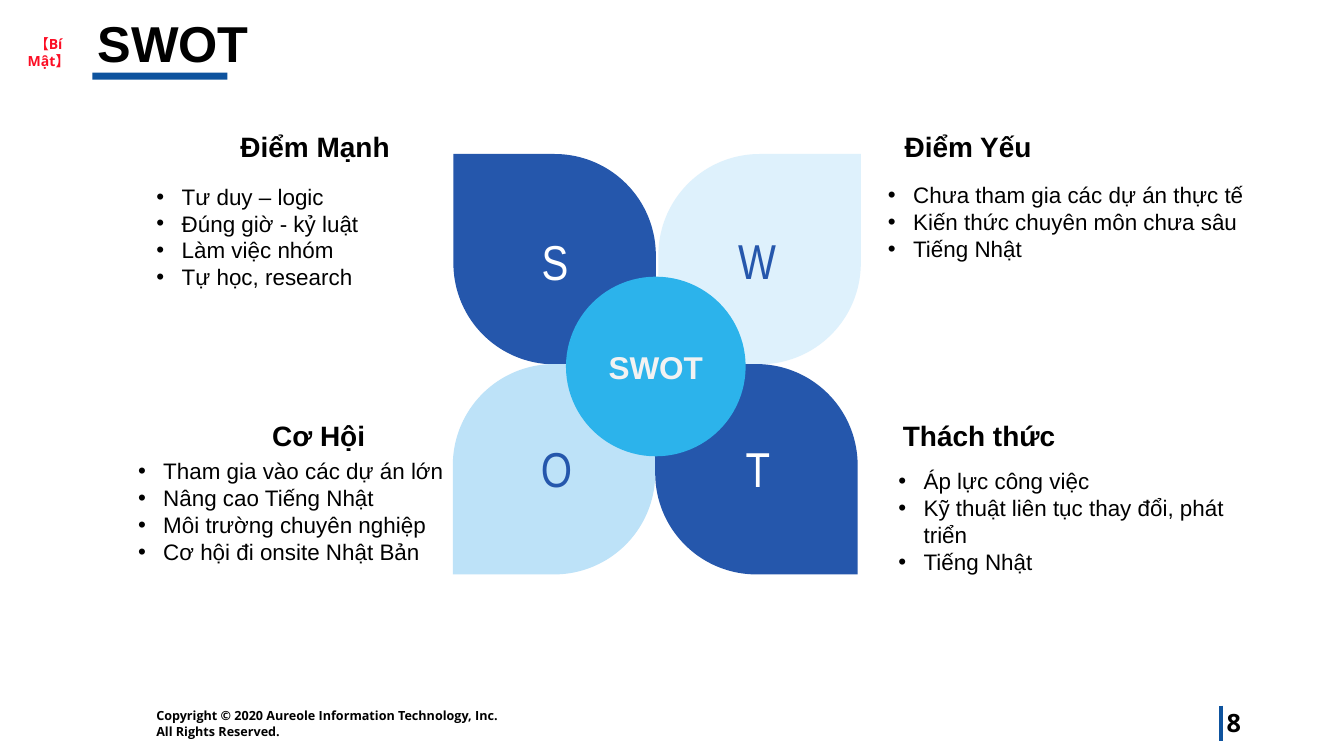
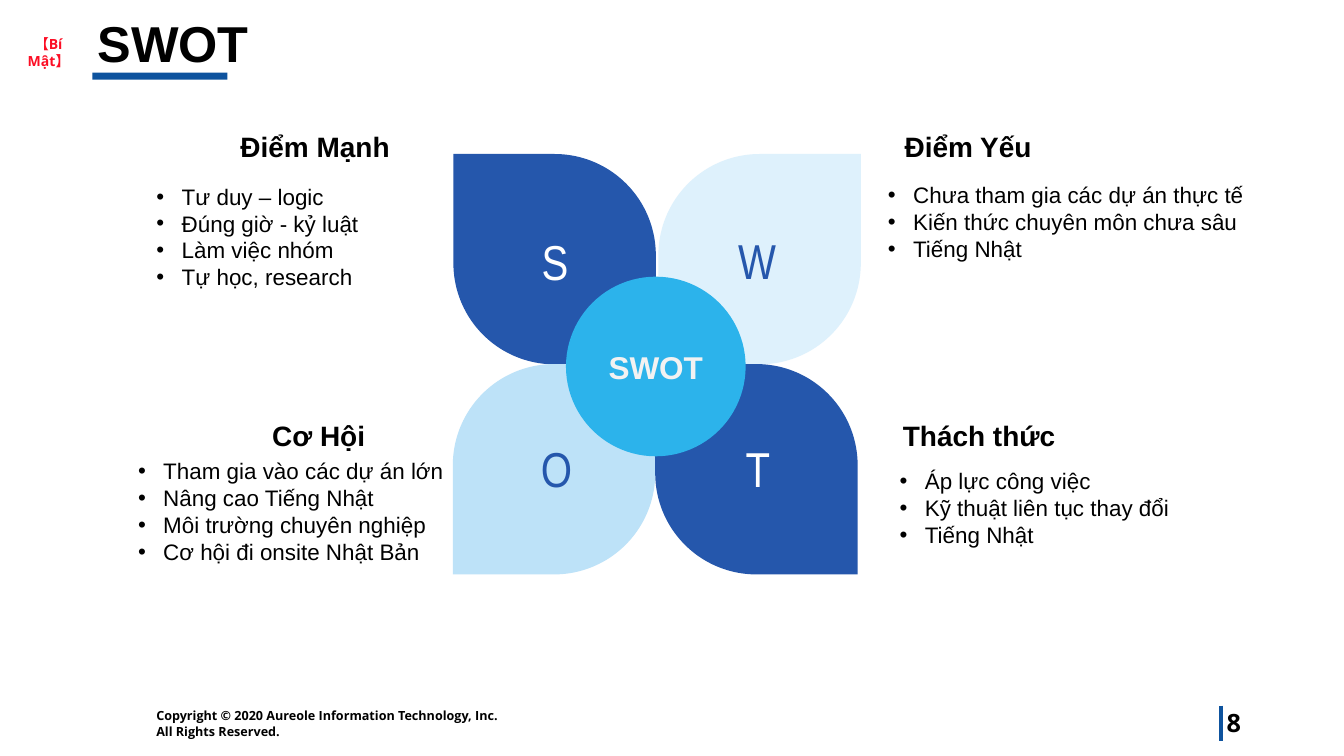
Before and after one commit to cuongdtvt/BOD1, a slide deck: slide 8 of PR-K03/cuongttc.pptx. Drawn at 1344x756 pixels with LibreOffice and Linux fonts; fonts in the diff are those of the drawing; background and template pictures are left out. Boxes give left, top, right and bottom in pixels: in the first picture for what was removed or moved away, otherwise in the second. Text is boxed around its words. In the diff, an @@ line names an element or a change of style, - is before the commit and + after.

```diff
--- a/PR-K03/cuongttc.pptx
+++ b/PR-K03/cuongttc.pptx
@@ text at (925, 498, 1169, 521): text changed @@
-• Kỹ thuật liên tục thay đổi, phát triển
+• Kỹ thuật liên tục thay đổi
```
Also in this commit, not shown: 4 other slides changed, 1 slide added, 1 other file.
